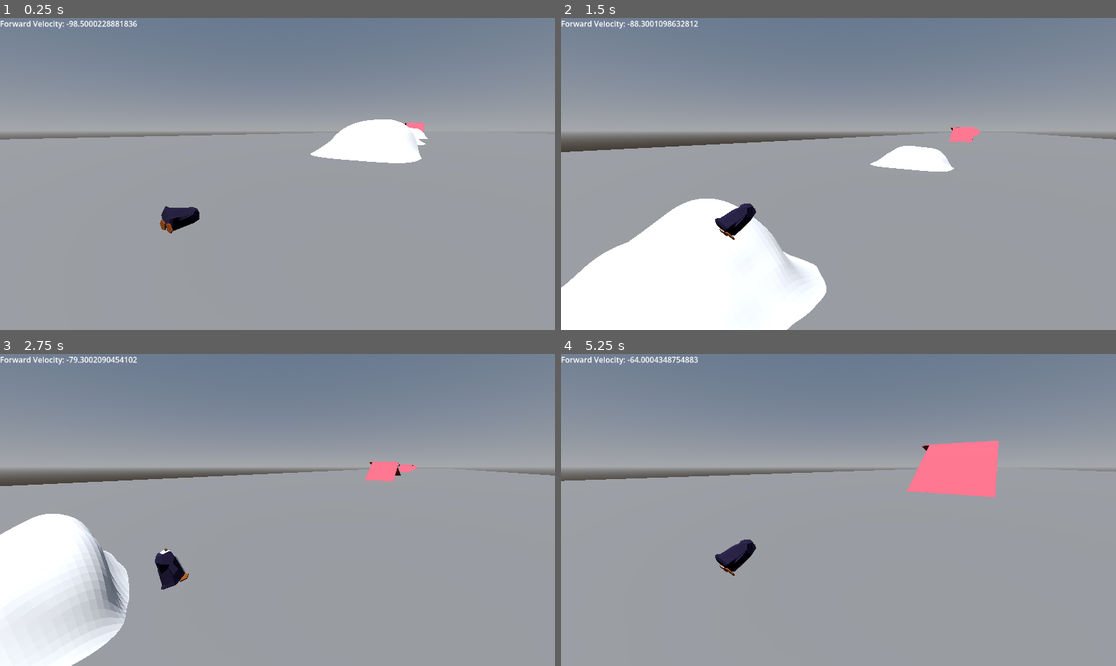
Above: before the commit, frames 1-4 (two rows, left to right).
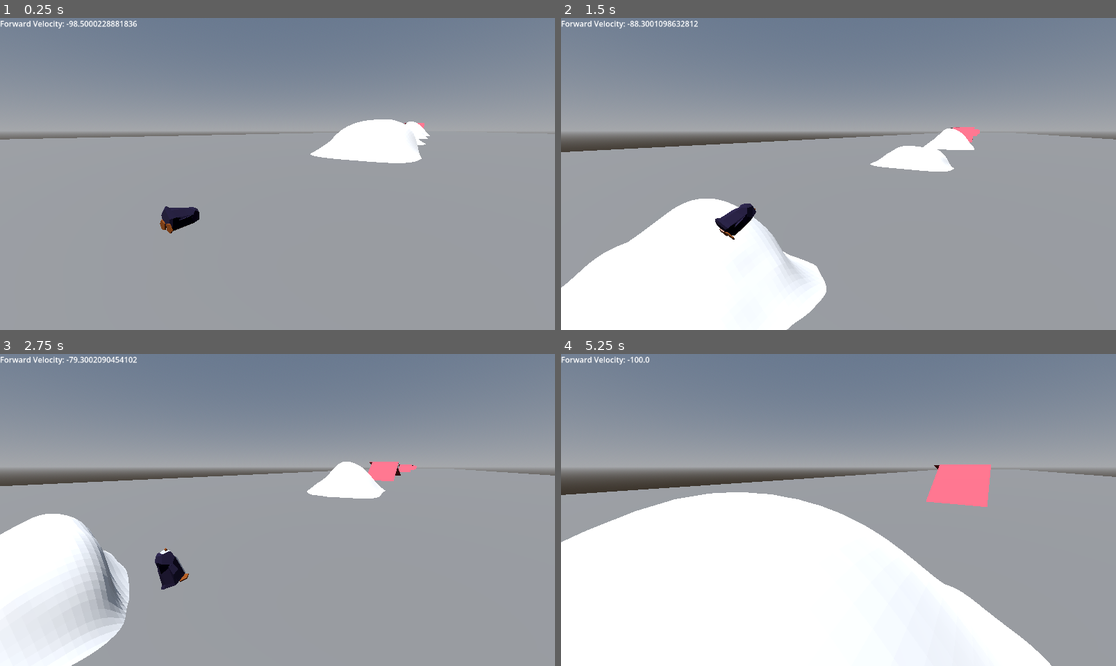
Above: after the commit, the same moments.

Repository: Emerald6468/FlipTheBird
Game: Godot game, scene res://Scenes/TestScenes/EVA_ingame-testscene.tscn
Two runs of this game, one before a commit and one after it. Both use one fixed random seed, a clock stepped at 60 frames per second and the inputs below. This scene is started directly instead of the project's main scene.
Inputs:
- Up to frame 1 (0.25 s): no input
- Up to frame 2 (1.5 s): tap Enter (ui_accept) at 0.5, 0.77 s; hold D (Right) 0.53-1.28 s; hold Space (red_action) 0.53-1.28 s; hold S (Backward) from 1.28 s (still down); tap Space (red_action) at 1.35 s
- Up to frame 3 (2.75 s): tap Enter (ui_accept) at 1.52 s; release S (Backward) at 2.03 s; hold D (Right) from 2.03 s (still down); hold Space (red_action) from 2.03 s (still down)
- Up to frame 4 (5.25 s): release D (Right) at 2.78 s; release Space (red_action) at 2.78 s; hold W (Forward) 2.78-3.53 s; tap Space (red_action) at 2.85, 4.35 s; tap Enter (ui_accept) at 3.02, 3.77, 4.52 s; hold Space (red_action) 3.53-4.28 s; hold A (Left) 3.53-5.03 s; hold S (Backward) from 5.03 s (still down); hold Space (red_action) from 5.03 s (still down)

The runs differ from the first frame. In frame 1, less than 0.1% of the frame differs, in the area x 72-78%, y 33-38%; in frame 2, 0.4%; in frame 3, 1.0%; in frame 4, 40%, in the area x 0-100%, y 0-100%.

Commit message:
addin morehills

Diff:
--- a/flip,-the-bird/Scenes/TestScenes/EVA_ingame-testscene.tscn
+++ b/flip,-the-bird/Scenes/TestScenes/EVA_ingame-testscene.tscn
@@ -5,6 +5,7 @@
 [ext_resource type="PackedScene" uid="uid://uity7bb048uy" path="res://Scenes/TestScenes/protohill_4.tscn" id="3_fhf2n"]
 [ext_resource type="PackedScene" uid="uid://clwscxjkep4b3" path="res://Scenes/TestScenes/proto_hill_default.tscn" id="4_tv5n2"]
 [ext_resource type="PackedScene" uid="uid://di4ue8cff8s6t" path="res://Scenes/TestScenes/protohill_2.tscn" id="5_xh3i1"]
+[ext_resource type="PackedScene" uid="uid://qqcyn32vo85f" path="res://Scenes/TestScenes/protohill_5.tscn" id="6_rmdik"]
 
 [sub_resource type="ProceduralSkyMaterial" id="ProceduralSkyMaterial_5cjin"]
 
@@ -151,3 +152,6 @@
 
 [node name="protohill2" parent="." unique_id=1544088978 instance=ExtResource("5_xh3i1")]
 transform = Transform3D(-8.742278e-08, 0, -2, 0, 2, 0, 2, 0, -8.742278e-08, 0, -1.9803772, -239.41176)
+
+[node name="protohill_5" parent="." unique_id=864387903 instance=ExtResource("6_rmdik")]
+transform = Transform3D(2, 0, 0, 0, 2.152031, 0, 0, 0, 1.5014141, 0, -3.002884, -377.24124)
--- a/flip,-the-bird/Scenes/TestScenes/EvaTestScene.tscn
+++ b/flip,-the-bird/Scenes/TestScenes/EvaTestScene.tscn
@@ -6,6 +6,7 @@
 [ext_resource type="PackedScene" uid="uid://dmvtmnq0iuf6f" path="res://Assets/protohill2.glb" id="4_eumpp"]
 [ext_resource type="PackedScene" uid="uid://b3nkebuigsqie" path="res://Assets/protohill3.glb" id="5_onhye"]
 [ext_resource type="PackedScene" uid="uid://cqbb55i2a7wwi" path="res://Assets/protohill4.glb" id="6_w6crs"]
+[ext_resource type="PackedScene" uid="uid://tykct8gi6kyr" path="res://Assets/protohill_5.glb" id="7_onhye"]
 
 [node name="EvaTestScene" type="Node3D" unique_id=474966633]
 
@@ -28,3 +29,6 @@
 transform = Transform3D(1, 0, 0, 0, 1, 0, 0, 0, 1, -25.33532, 0, -13.562254)
 
 [node name="StaticBody3D" type="StaticBody3D" parent="protohill4" unique_id=1879920526]
+
+[node name="protohill_5" parent="." unique_id=864387903 instance=ExtResource("7_onhye")]
+transform = Transform3D(1, 0, 0, 0, 1, 0, 0, 0, 1, -29.436234, 0, -35.797714)
--- /dev/null
+++ b/flip,-the-bird/Scenes/TestScenes/protohill_5.tscn
@@ -0,0 +1,29 @@
+[gd_scene format=3 uid="uid://qqcyn32vo85f"]
+
+[ext_resource type="PackedScene" uid="uid://tykct8gi6kyr" path="res://Assets/protohill_5.glb" id="1_a16mu"]
+
+[sub_resource type="BoxShape3D" id="BoxShape3D_a16mu"]
+
+[node name="protohill_5" unique_id=864387903 instance=ExtResource("1_a16mu")]
+transform = Transform3D(2, 0, 0, 0, 2.152031, 0, 0, 0, 1.5014141, 0, 0, 0)
+
+[node name="Plane" parent="." index="0" unique_id=2050294030]
+transform = Transform3D(-1.1780053e-06, 0, -13.847098, 0, 24.228666, 0, 26.949617, 0, -6.0527583e-07, 0, 0, 0)
+
+[node name="ramps2" type="Node3D" parent="." index="1" unique_id=1003940069]
+transform = Transform3D(-4.3711392e-08, 0, -1, -0.116168045, 0.99322957, 5.0778666e-09, 0.9932295, 0.11616804, -4.341544e-08, 6, -3, -2.6226832e-07)
+
+[node name="top_ramp" type="StaticBody3D" parent="ramps2" index="0" unique_id=243089301]
+transform = Transform3D(-3.2366904e-06, 0.17177044, 25.06068, -3.175879e-07, 0.64833707, -6.639573, -72.12186, -1.0563651e-08, -1.0954363e-06, 10.490242, 9.182514, -1.225297)
+
+[node name="CollisionShape3D" type="CollisionShape3D" parent="ramps2/top_ramp" index="0" unique_id=1714493237]
+shape = SubResource("BoxShape3D_a16mu")
+debug_color = Color(0, 11.708403, 13.469126, 0.41960785)
+
+[node name="bottomramp" type="StaticBody3D" parent="ramps2" index="1" unique_id=1200772117]
+transform = Transform3D(-6.1494006e-08, -0.17486005, 0.6243467, 3.7387737e-09, 0.3118808, 0.35004804, -1.2143023, 9.8154125e-09, -3.053999e-08, -5.0608454, 10.561305, 7.7560053)
+
+[node name="CollisionShape3D" type="CollisionShape3D" parent="ramps2/bottomramp" index="0" unique_id=514916273]
+transform = Transform3D(43.67428, -1.0214052e-14, -3.5527137e-14, -1.1368684e-13, 0.55611247, -1.4305115e-06, -2.1316282e-14, 2.9802322e-08, 25.141178, 1.9697909, 0.01971054, -8.817608)
+shape = SubResource("BoxShape3D_a16mu")
+debug_color = Color(0, 11.708403, 13.469126, 0.41960785)
Not shown, added: flip,-the-bird/Assets/protohill_5.glb.import
